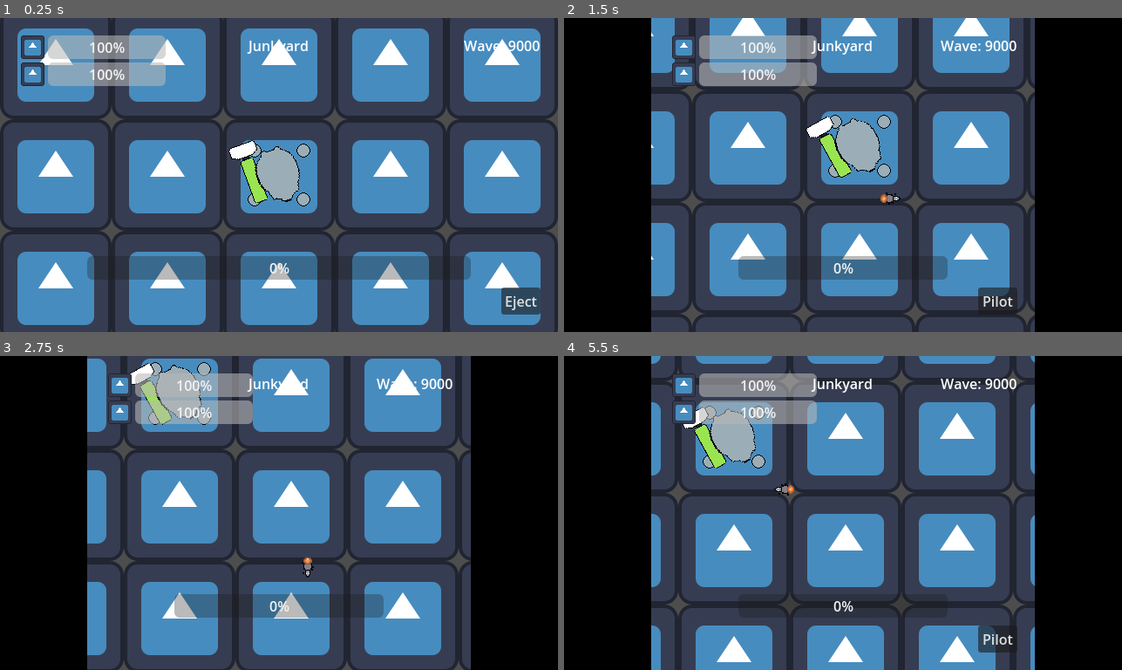
Above: before the commit, frames 1-4 (two rows, left to right).
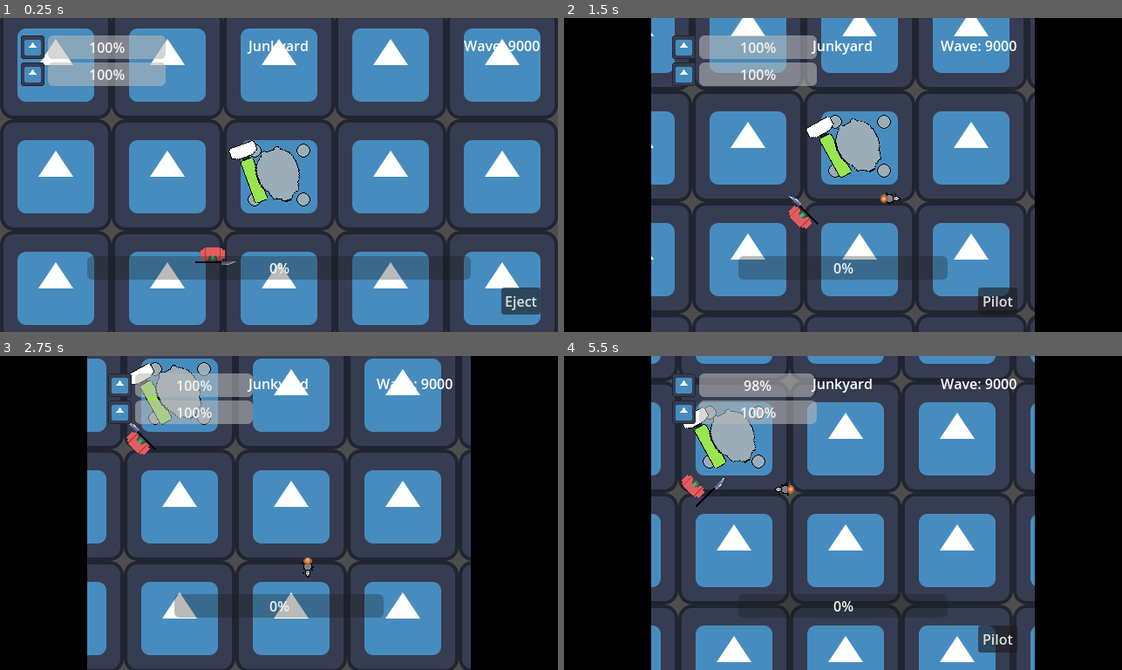
Above: after the commit, the same moments.

Repository: LaffertyDev/junkyard-brawl
Game: Godot game, scene res://src/game.tscn
Two runs of this game, one before a commit and one after it. Both use one fixed random seed, a clock stepped at 60 frames per second and the inputs below. The engine's default icon, where the game draws it, is replaced by a stand-in: a white triangle on a blue panel in a dark square.
Inputs (mouse positions are in pixels of both pictures, inside the frame that each line leads up to):
- Up to frame 1 (0.25 s): no input
- Up to frame 2 (1.5 s): click "Eject" at 0.5 s; move the mouse to (965, 159) at 1.27 s; hold D (move_right) from 1.28 s (still down); hold Space (action_primary) from 1.28 s (still down)
- Up to frame 3 (2.75 s): move the mouse to (167, 528) at 2.02 s; release D (move_right) at 2.03 s; release Space (action_primary) at 2.03 s; hold S (move_backward) from 2.03 s (still down); tap Space (action_primary) at 2.1 s
- Up to frame 4 (5.5 s): move the mouse to (898, 443) at 2.77 s; release S (move_backward) at 2.78 s; hold D (move_right) 2.78-3.53 s; hold Space (action_primary) 2.78-3.53 s; move the mouse to (815, 575) at 3.52 s; hold W (move_forward) 3.53-4.28 s; tap Space (action_primary) at 3.6, 5.1 s; move the mouse to (1010, 560) at 4.27 s; hold Space (action_primary) 4.28-5.03 s; hold A (move_left) from 4.28 s (still down); move the mouse to (675, 465) at 5.02 s

The runs differ from the first frame. In frame 1, 0.2% of the frame differs, in the area x 35-43%, y 73-79%; in frame 2, 0.2%; in frame 3, 0.2%; in frame 4, 0.4%, in the area x 21-46%, y 5-49%.

Commit message:
implement health

Diff:
--- a/project.godot
+++ b/project.godot
@@ -57,6 +57,7 @@
 
 [layer_names]
 
+2d_physics/layer_8="Players_To_Target"
 2d_physics/layer_16="Freek_Interaction_Area"
 
 [rendering]
--- a/src/Characters/Freek/freek.gd
+++ b/src/Characters/Freek/freek.gd
@@ -5,3 +5,11 @@
 
 @warning_ignore("unused_private_class_variable")
 @onready var _freek_camera: Camera2D = %FreekCamera
+
+func _ready() -> void:
+	add_to_group("freek")
+
+func take_damage(damage: int) -> void:
+	PlayerState.freek_current_health -= damage
+	if PlayerState.freek_current_health <= 0:
+		print("Game Over! TODO: Die!")
--- a/src/Characters/Freek/freek.tscn
+++ b/src/Characters/Freek/freek.tscn
@@ -12,7 +12,7 @@
 height = 18.0
 
 [node name="Freek" type="CharacterBody2D"]
-collision_layer = 32769
+collision_layer = 32897
 script = ExtResource("1_r4tme")
 
 [node name="CollisionShape2D" type="CollisionShape2D" parent="."]
@@ -24,16 +24,16 @@
 animation = &"move"
 autoplay = "idle"
 
-[node name="Node" type="Node" parent="."]
+[node name="StateMachine" type="Node" parent="."]
 script = ExtResource("3_iegyp")
 
-[node name="Piloting" type="Node" parent="Node"]
+[node name="Piloting" type="Node" parent="StateMachine"]
 script = ExtResource("6_10qjl")
 
-[node name="Idle" type="Node" parent="Node"]
+[node name="Idle" type="Node" parent="StateMachine"]
 script = ExtResource("4_66ghv")
 
-[node name="Move" type="Node" parent="Node"]
+[node name="Move" type="Node" parent="StateMachine"]
 script = ExtResource("5_t3prf")
 
 [node name="FreekCamera" type="Camera2D" parent="."]
--- a/src/Characters/Max/max.gd
+++ b/src/Characters/Max/max.gd
@@ -13,6 +13,8 @@
 @onready var _torso: Node2D = %max_torso
 @onready var _hammer: AnimatedSprite2D = %max_hammer
 
+
+
 func _ready() -> void:
 	add_to_group("max")
 
@@ -27,6 +29,10 @@
 		else:
 			_hammer.animation = "idle"
 
+func take_damage(damage: int) -> void:
+	PlayerState.max_current_health -= damage
+	if PlayerState.max_current_health <= 0:
+		print("Game Over! TODO: Die!")
 
 func _on_freek_enter_radius_body_entered(_body: Node2D) -> void:
 	PlayerState.is_freek_near_max = true
--- a/src/Characters/Max/max.tscn
+++ b/src/Characters/Max/max.tscn
@@ -21,6 +21,7 @@
 radius = 90.0
 
 [node name="max" type="CharacterBody2D"]
+collision_layer = 129
 script = ExtResource("1_enr7n")
 
 [node name="CollisionShape2D" type="CollisionShape2D" parent="."]
--- a/src/Characters/PlayerState.gd
+++ b/src/Characters/PlayerState.gd
@@ -4,6 +4,12 @@
 
 var is_freek_near_max: bool = false
 
+var freek_current_health: int = 100
+var freek_maximum_health: int = 100
+
+var max_current_health: int = 100
+var max_maximum_health: int = 100
+
 func SetPilotState(state_to_be: Enums.PilotState) -> void:
 	current_pilot_state = state_to_be
 	pass
--- /dev/null
+++ b/src/Enemies/Swiper/Swiper.tscn
@@ -0,0 +1,44 @@
+[gd_scene load_steps=10 format=3 uid="uid://k3pncah0uhq7"]
+
+[ext_resource type="Script" path="res://src/Enemies/Swiper/swiper.gd" id="1_fjl12"]
+[ext_resource type="SpriteFrames" uid="uid://csqseuu7m6e20" path="res://src/Enemies/Swiper/swiper_sprite_frames.tres" id="1_m0lsv"]
+[ext_resource type="PackedScene" uid="uid://c1b46dapkwerm" path="res://src/Enemies/Swiper/SwiperStates/Idle.tscn" id="2_56yug"]
+[ext_resource type="Script" path="res://src/StateMachines/StateMachine.gd" id="2_pj146"]
+[ext_resource type="PackedScene" uid="uid://q5uy2xebe2y0" path="res://src/Enemies/Swiper/SwiperStates/FindTarget.tscn" id="5_k5pwq"]
+[ext_resource type="PackedScene" uid="uid://coxcp8uh5muts" path="res://src/Enemies/Swiper/SwiperStates/MoveToTarget.tscn" id="6_job8q"]
+[ext_resource type="PackedScene" uid="uid://cxa4h4eq4kyxg" path="res://src/Enemies/Swiper/SwiperStates/Attack.tscn" id="7_x4qls"]
+
+[sub_resource type="CircleShape2D" id="CircleShape2D_eglyf"]
+radius = 15.1327
+
+[sub_resource type="CircleShape2D" id="CircleShape2D_xvxx5"]
+radius = 310.232
+
+[node name="Swiper" type="Area2D"]
+script = ExtResource("1_fjl12")
+
+[node name="CollisionShape2D" type="CollisionShape2D" parent="."]
+shape = SubResource("CircleShape2D_eglyf")
+
+[node name="AnimatedSprite2D" type="AnimatedSprite2D" parent="."]
+sprite_frames = ExtResource("1_m0lsv")
+animation = &"idle"
+
+[node name="EnemyFinder" type="Area2D" parent="."]
+unique_name_in_owner = true
+collision_layer = 0
+collision_mask = 128
+
+[node name="CollisionShape2D" type="CollisionShape2D" parent="EnemyFinder"]
+shape = SubResource("CircleShape2D_xvxx5")
+
+[node name="StateMachine" type="Node" parent="."]
+script = ExtResource("2_pj146")
+
+[node name="Idle" parent="StateMachine" instance=ExtResource("2_56yug")]
+
+[node name="FindTarget" parent="StateMachine" instance=ExtResource("5_k5pwq")]
+
+[node name="MoveToTarget" parent="StateMachine" instance=ExtResource("6_job8q")]
+
+[node name="Attack" parent="StateMachine" instance=ExtResource("7_x4qls")]
--- /dev/null
+++ b/src/Enemies/Swiper/SwiperStates/Attack.tscn
@@ -0,0 +1,6 @@
+[gd_scene load_steps=2 format=3 uid="uid://cxa4h4eq4kyxg"]
+
+[ext_resource type="Script" path="res://src/Enemies/Swiper/SwiperStates/attack.gd" id="1_ltwvr"]
+
+[node name="Attack" type="Node"]
+script = ExtResource("1_ltwvr")
--- /dev/null
+++ b/src/Enemies/Swiper/SwiperStates/EnemyState.tscn
@@ -0,0 +1,6 @@
+[gd_scene load_steps=2 format=3 uid="uid://dq3mjpupxo1ys"]
+
+[ext_resource type="Script" path="res://src/Enemies/Swiper/SwiperStates/enemy_state_base.gd" id="1_s0jyt"]
+
+[node name="EnemyState" type="Node"]
+script = ExtResource("1_s0jyt")
--- /dev/null
+++ b/src/Enemies/Swiper/SwiperStates/FindTarget.tscn
@@ -0,0 +1,6 @@
+[gd_scene load_steps=2 format=3 uid="uid://q5uy2xebe2y0"]
+
+[ext_resource type="Script" path="res://src/Enemies/Swiper/SwiperStates/find_target.gd" id="1_s83k2"]
+
+[node name="FindTarget" type="Node"]
+script = ExtResource("1_s83k2")
--- /dev/null
+++ b/src/Enemies/Swiper/SwiperStates/Idle.tscn
@@ -0,0 +1,6 @@
+[gd_scene load_steps=2 format=3 uid="uid://c1b46dapkwerm"]
+
+[ext_resource type="Script" path="res://src/Enemies/Swiper/SwiperStates/idle.gd" id="1_rfs0v"]
+
+[node name="Idle" type="Node"]
+script = ExtResource("1_rfs0v")
--- /dev/null
+++ b/src/Enemies/Swiper/SwiperStates/MoveToTarget.tscn
@@ -0,0 +1,6 @@
+[gd_scene load_steps=2 format=3 uid="uid://coxcp8uh5muts"]
+
+[ext_resource type="Script" path="res://src/Enemies/Swiper/SwiperStates/move_to_target.gd" id="1_11fns"]
+
+[node name="MoveToTarget" type="Node"]
+script = ExtResource("1_11fns")
--- /dev/null
+++ b/src/Enemies/Swiper/SwiperStates/attack.gd
@@ -0,0 +1,7 @@
+extends EnemyStateBase
+
+func enter(_previous_state_path: String, data := {}) -> void:
+	swiper_instance._swiper_sprites.animation = "attack"
+	await get_tree().create_timer(0.25).timeout
+	data.target.take_damage(1)
+	finished.emit(IDLE)
--- /dev/null
+++ b/src/Enemies/Swiper/SwiperStates/enemy_state_base.gd
@@ -0,0 +1,15 @@
+class_name EnemyStateBase extends State
+
+const SPAWN = "Spawn"
+const IDLE = "Idle"
+const FIND_TARGET = "FindTarget"
+const MOVE_TO_TARGET = "MoveToTarget"
+const ATTACK = "Attack"
+const TAKE_DAMAGE = "TakeDamage"
+const DIE = "Die"
+var swiper_instance: Swiper
+
+func _ready() -> void:
+	await owner.ready
+	swiper_instance = owner as Swiper
+	assert(swiper_instance != null, "The EnemyStateBase state type must be used only in a Swiper scene. It needs the owner to be an Swiper node.")
--- /dev/null
+++ b/src/Enemies/Swiper/SwiperStates/find_target.gd
@@ -0,0 +1,22 @@
+extends EnemyStateBase
+
+func enter(_previous_state_path: String, _data := {}) -> void:
+	var bodies = swiper_instance._enemy_finder.get_overlapping_bodies()
+	if bodies.size() == 0:
+		finished.emit(IDLE)
+		return
+
+	# first, see if Max is a target. Go to him.
+	for body in bodies:
+		if body.is_in_group("max"):
+			finished.emit(MOVE_TO_TARGET, { "target": body })
+			return
+
+	# okay, now see if Freek is available
+	for body in bodies:
+		if body.is_in_group("freek"):
+			finished.emit(MOVE_TO_TARGET, { "target": body })
+			return
+
+	# freek and max are not available. Idle
+	finished.emit(IDLE)
--- /dev/null
+++ b/src/Enemies/Swiper/SwiperStates/idle.gd
@@ -0,0 +1,6 @@
+extends EnemyStateBase
+
+func enter(_previous_state_path: String, _data := {}) -> void:
+	swiper_instance._swiper_sprites.animation = "idle"
+	await get_tree().create_timer(1.0).timeout
+	finished.emit(FIND_TARGET)
--- /dev/null
+++ b/src/Enemies/Swiper/SwiperStates/move_to_target.gd
@@ -0,0 +1,25 @@
+extends EnemyStateBase
+
+var target: Node2D
+
+func enter(_previous_state_path: String, data := {}) -> void:
+	target = data.target
+
+func physics_update(delta: float) -> void:
+	# rotate the sprite to always face target
+	var angle_to = swiper_instance.position.angle_to_point(target.position)
+	var octant = int(round( 8 * angle_to / (2*PI) + 8 )) % 8;
+	swiper_instance._swiper_sprites.rotation = octant * PI / 4 - PI / 2
+
+	const velocity = 25
+	const reach = 75
+
+	# are we there does our weapon reach?
+	# TODO - add an attack windup
+	var distance_to = swiper_instance.position.distance_to(target.position)
+	if distance_to < reach:
+		finished.emit(ATTACK, { "target": target })
+
+	# move closer.
+	var direction_to = swiper_instance.position.direction_to(target.position)
+	swiper_instance.position += direction_to * velocity * delta
--- /dev/null
+++ b/src/Enemies/Swiper/swiper.gd
@@ -0,0 +1,7 @@
+class_name Swiper extends Area2D
+
+@warning_ignore("unused_private_class_variable")
+@onready var _enemy_finder: Area2D = %EnemyFinder
+
+@warning_ignore("unused_private_class_variable")
+@onready var _swiper_sprites: AnimatedSprite2D = $AnimatedSprite2D
--- /dev/null
+++ b/src/Enemies/Swiper/swiper_sprite_frames.tres
@@ -0,0 +1,30 @@
+[gd_resource type="SpriteFrames" load_steps=4 format=3 uid="uid://csqseuu7m6e20"]
+
+[ext_resource type="Texture2D" uid="uid://cwdw0tsulxpej" path="res://src/Enemies/Swiper/mech_swiper.png" id="1_bek8a"]
+
+[sub_resource type="AtlasTexture" id="AtlasTexture_ju1b5"]
+atlas = ExtResource("1_bek8a")
+region = Rect2(64, 0, 64, 64)
+
+[sub_resource type="AtlasTexture" id="AtlasTexture_oej36"]
+atlas = ExtResource("1_bek8a")
+region = Rect2(0, 0, 64, 64)
+
+[resource]
+animations = [{
+"frames": [{
+"duration": 1.0,
+"texture": SubResource("AtlasTexture_ju1b5")
+}],
+"loop": true,
+"name": &"attack",
+"speed": 5.0
+}, {
+"frames": [{
+"duration": 1.0,
+"texture": SubResource("AtlasTexture_oej36")
+}],
+"loop": true,
+"name": &"idle",
+"speed": 5.0
+}]
--- a/src/HUD.tscn
+++ b/src/HUD.tscn
@@ -71,8 +71,10 @@
 expand_mode = 3
 
 [node name="Max_Health" type="ProgressBar" parent="GuiPanelMargin/HBoxContainer/Control/VBoxContainer/MaxContainer"]
+unique_name_in_owner = true
 layout_mode = 2
 size_flags_horizontal = 3
+step = 1.0
 value = 100.0
 
 [node name="FreekContainer" type="HBoxContainer" parent="GuiPanelMargin/HBoxContainer/Control/VBoxContainer"]
@@ -84,8 +86,10 @@
 expand_mode = 3
 
 [node name="Freek_Health" type="ProgressBar" parent="GuiPanelMargin/HBoxContainer/Control/VBoxContainer/FreekContainer"]
+unique_name_in_owner = true
 layout_mode = 2
 size_flags_horizontal = 3
+step = 1.0
 value = 100.0
 
 [node name="LabelArea" type="Label" parent="GuiPanelMargin/HBoxContainer"]
--- a/src/game.tscn
+++ b/src/game.tscn
@@ -1,10 +1,11 @@
-[gd_scene load_steps=6 format=3 uid="uid://btutvf1fatmwy"]
+[gd_scene load_steps=7 format=3 uid="uid://btutvf1fatmwy"]
 
 [ext_resource type="Script" path="res://src/game.gd" id="1_5h0ui"]
 [ext_resource type="PackedScene" uid="uid://8d0tvl7vuu6" path="res://src/Arena.tscn" id="1_len5e"]
 [ext_resource type="PackedScene" uid="uid://c7rfvjpqsmeb8" path="res://src/Characters/Max/max.tscn" id="1_x8fa0"]
 [ext_resource type="PackedScene" uid="uid://bog6h6vlxchda" path="res://src/Characters/Freek/freek.tscn" id="2_px2hi"]
 [ext_resource type="PackedScene" uid="uid://tr3eddb5yvvm" path="res://src/HUD.tscn" id="4_5g130"]
+[ext_resource type="PackedScene" uid="uid://k3pncah0uhq7" path="res://src/Enemies/Swiper/Swiper.tscn" id="6_6e0x7"]
 
 [node name="Node2D" type="Node2D"]
 script = ExtResource("1_5h0ui")
@@ -20,3 +21,9 @@
 
 [node name="Hud" parent="CanvasLayer" instance=ExtResource("4_5g130")]
 unique_name_in_owner = true
+
+[node name="Swiper" parent="." instance=ExtResource("6_6e0x7")]
+position = Vector2(-76, 91)
+
+[node name="Swiper2" parent="." instance=ExtResource("6_6e0x7")]
+position = Vector2(-409, 274)
--- a/src/hud.gd
+++ b/src/hud.gd
@@ -4,6 +4,8 @@
 @onready var _margin_container: MarginContainer = %GuiPanelMargin
 @onready var _left_pillarbox: Panel = %Left_Pillarbox
 @onready var _right_pillarbox: Panel = %Right_Pillarbox
+@onready var _max_health: ProgressBar = %Max_Health
+@onready var _freek_health: ProgressBar = %Freek_Health
 
 var ui_tween: Tween
 
@@ -12,6 +14,11 @@
 	pass # Replace with function body.
 
 func _process(_delta: float) -> void:
+	_max_health.max_value = PlayerState.max_maximum_health
+	_max_health.value = PlayerState.max_current_health
+	_freek_health.max_value = PlayerState.freek_maximum_health
+	_freek_health.value = PlayerState.freek_current_health
+
 	if PlayerState.current_pilot_state == Enums.PilotState.Piloting:
 		_eject_button.disabled = false
 		_eject_button.show()
Binary file added: src/Enemies/Swiper/mech_swiper.png
Not shown, added: src/Enemies/Swiper/mech_swiper.png.import
Not shown, changed: todo.md
